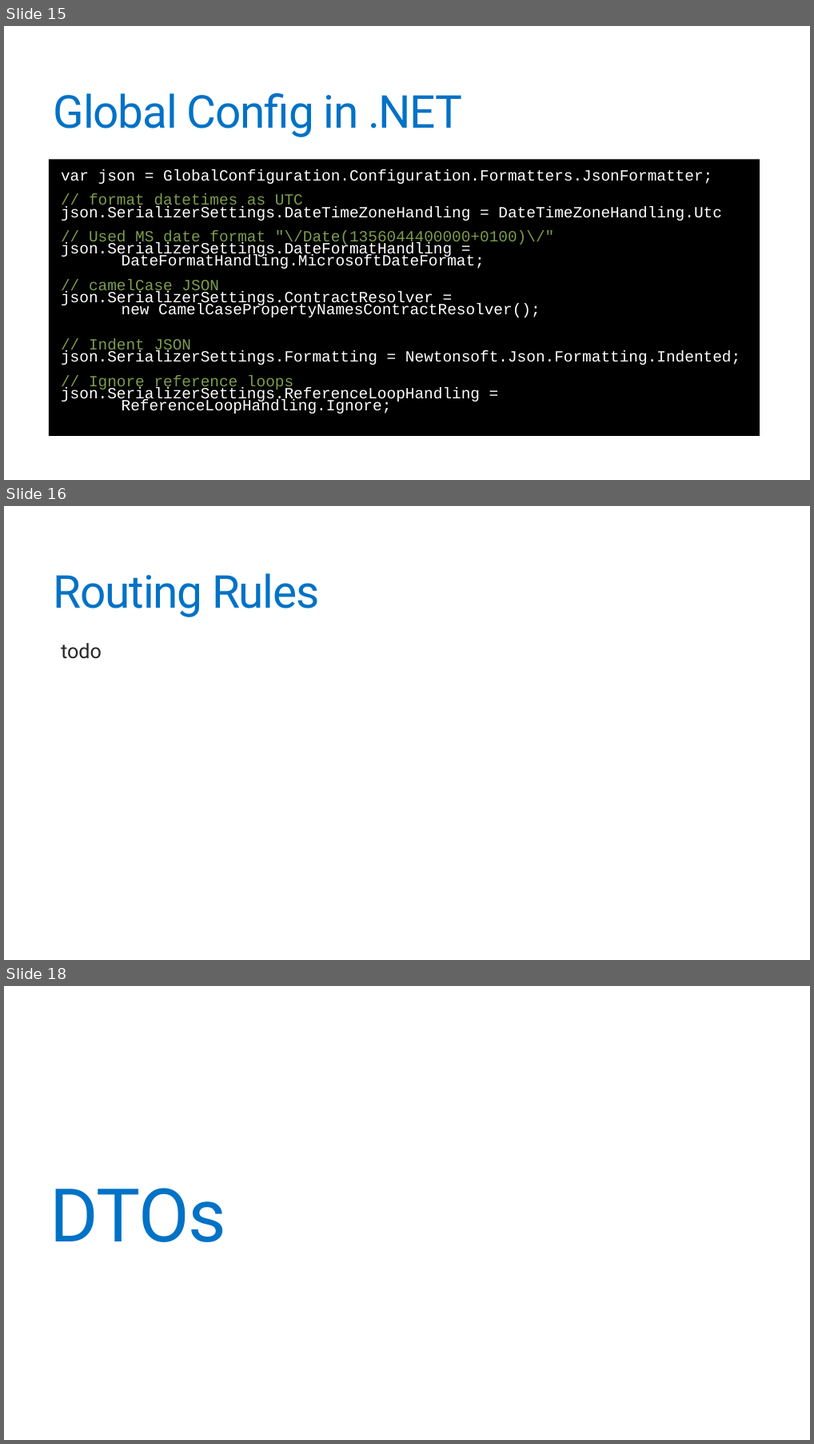
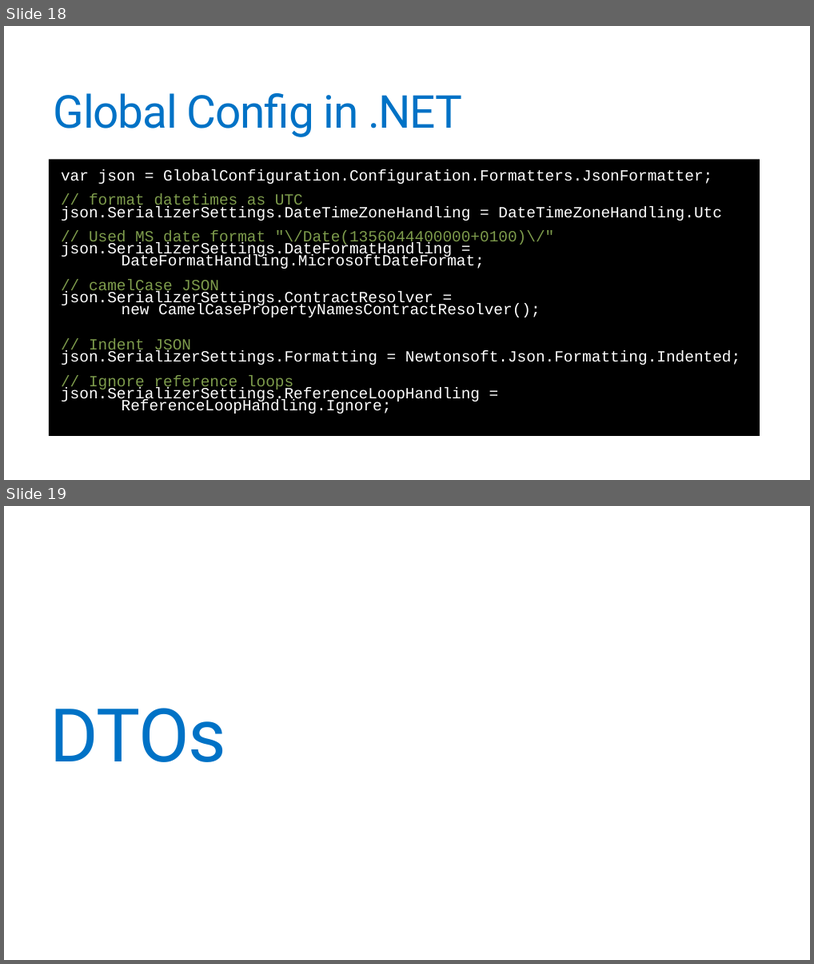
Before and after one commit to jonathantower/dotnet-apis, a slide deck: slides.pptx. Shown one above the other, each under a label of ours: slides 15, 16 and 18 before the commit, slides 18 and 19 after it; the slides between them are not shown. The pictures are 814x1444 and 814x964 pixels, drawn with LibreOffice and Linux fonts; fonts in the diff are those of the drawing. Boxes give left, top, right and bottom in pixels: in the first picture for what was removed or moved away, otherwise in the second. Text is boxed around its words. In the diff, an @@ line names an element or a change of style, - is before the commit and + after.

```diff
--- a/slides.pptx
+++ b/slides.pptx
@@ slide 16 removed at (x1=4, y1=506, x2=810, y2=960), background #FFFFFF @@
@@ title removed at (x1=54, y1=573, x2=319, y2=617) @@
-Routing Rules
@@ text removed at (x1=61, y1=643, x2=102, y2=659) @@
-  todo
@@ what was slide 15 is now slide 18 @@
@@ what was slide 18 is now slide 19 @@
```
Also in this commit, not shown: 8 slides changed, 7 slides added, 9 other slides removed.
